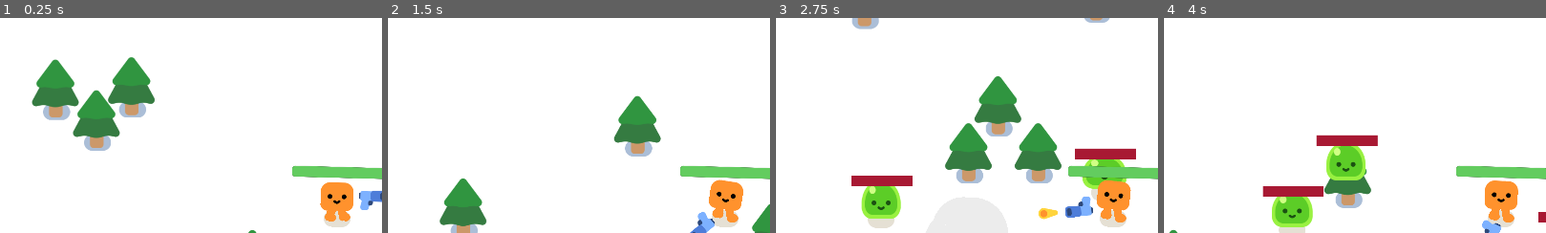
Above: before the commit, frames 1-4 (left to right).
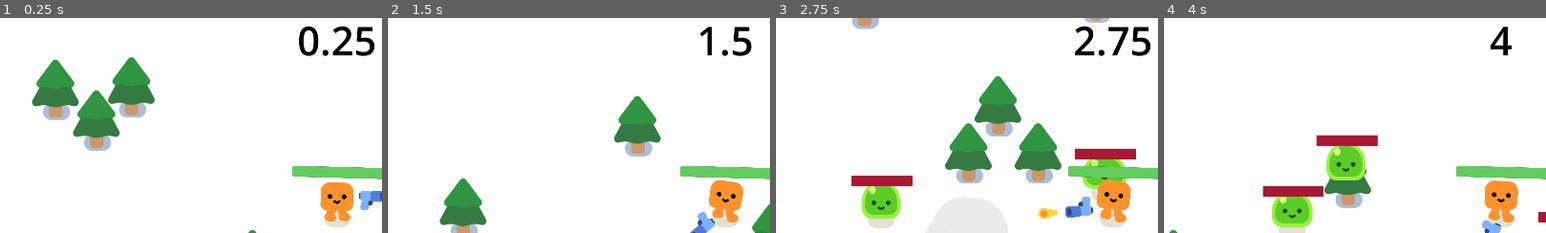
Above: after the commit, the same moments.

Repository: CWong1111/Cartoon-cute
Game: Godot game, scene res://survivors_game.tscn
Same seed, same stepped clock (60 frames per second), same inputs: the game is played once before the commit and once after it.
Inputs:
- Up to frame 1 (0.25 s): no input
- Up to frame 2 (1.5 s): hold D (move_right) 0.53-1.28 s; hold S (move_down) from 1.28 s (still down)
- Up to frame 3 (2.75 s): release S (move_down) at 2.03 s; hold D (move_right) from 2.03 s (still down)
- Up to frame 4 (4 s): release D (move_right) at 2.78 s; hold W (move_up) 2.78-3.53 s; hold A (move_left) from 3.53 s (still down)
The pictures show only the part of the screen within x 6-56%, y 3-53%; the shares and areas given below are measured in that part.

The runs differ from the first frame. In frame 1, 1.2% of the frame differs, in the area x 78-98%, y 3-18%; in frame 2, 0.6%; in frame 3, 1.1%; in frame 4, 0.4%.

Commit message:
cartoon cute countdown timer

Diff:
--- /dev/null
+++ b/group_outline.gdshader
@@ -0,0 +1,37 @@
+// This program draws an outline around sprites grouped under a CanvasGroup node.
+shader_type canvas_item;
+
+uniform sampler2D screen_texture : hint_screen_texture, filter_linear_mipmap;
+uniform vec4 line_color : source_color = vec4(0, 0, 0, 1);
+uniform float line_thickness = 4.0;
+uniform vec2 viewport_scale = vec2(1.0);
+
+
+void vertex() {
+	VERTEX += (UV * 2.0 - 1.0) * line_thickness;
+}
+
+
+void fragment() {
+    vec2 uv = SCREEN_UV;
+    vec2 size = (SCREEN_PIXEL_SIZE * line_thickness) * viewport_scale;
+
+
+    float outline = texture(screen_texture, uv + vec2(-size.x, 0)).a;
+    outline += texture(screen_texture, uv + vec2(0, size.y)).a;
+    outline += texture(screen_texture, uv + vec2(size.x, 0)).a;
+    outline += texture(screen_texture, uv + vec2(0, -size.y)).a;
+    outline += texture(screen_texture, uv + vec2(-size.x * 0.866, size.y * 0.5)).a;
+    outline += texture(screen_texture, uv + vec2(-size.x * 0.5, size.y * 0.866)).a;
+    outline += texture(screen_texture, uv + vec2(size.x * 0.866, size.y * 0.5)).a;
+    outline += texture(screen_texture, uv + vec2(size.x * 0.5, size.y * 0.866)).a;
+    outline += texture(screen_texture, uv + vec2(-size.x * 0.866, -size.y * 0.5)).a;
+    outline += texture(screen_texture, uv + vec2(-size.x * 0.5, -size.y * 0.866)).a;
+    outline += texture(screen_texture, uv + vec2(size.x * 0.866, -size.y * 0.5)).a;
+    outline += texture(screen_texture, uv + vec2(size.x * 0.5, -size.y * 0.866)).a;
+    outline = min(outline, 1.0);
+
+	vec4 screen_color = texture(screen_texture, SCREEN_UV);
+	COLOR = mix(screen_color, line_color, outline - screen_color.a);
+
+}
--- /dev/null
+++ b/start_menu.tscn
@@ -0,0 +1,28 @@
+[gd_scene load_steps=2 format=3 uid="uid://c4axtu2cwjlnh"]
+
+[ext_resource type="Script" path="res://start_menu.gd" id="1_q3ly5"]
+
+[node name="StartMenu" type="CenterContainer"]
+custom_minimum_size = Vector2(2.08165e-12, 2.08165e-12)
+anchors_preset = 15
+anchor_right = 1.0
+anchor_bottom = 1.0
+grow_horizontal = 2
+grow_vertical = 2
+scale = Vector2(1.00088, 1.04128)
+script = ExtResource("1_q3ly5")
+
+[node name="VBoxContainer" type="VBoxContainer" parent="."]
+layout_mode = 2
+
+[node name="StartGameButton" type="Button" parent="VBoxContainer"]
+unique_name_in_owner = true
+layout_mode = 2
+text = "Start Game "
+
+[node name="QuitButton" type="Button" parent="VBoxContainer"]
+layout_mode = 2
+text = "Quit"
+
+[connection signal="pressed" from="VBoxContainer/StartGameButton" to="." method="_on_start_game_button_pressed"]
+[connection signal="pressed" from="VBoxContainer/QuitButton" to="." method="_on_quit_button_pressed"]
--- a/survivors_game.gd
+++ b/survivors_game.gd
@@ -1,4 +1,16 @@
 extends Node2D
+
+@onready var level_timer_label = %LevelTimerLabel
+
+var level_timer = 0.0
+var start_level_msec = 0.0
+
+func _ready():
+	start_level_msec = Time.get_ticks_msec()
+
+func _process(delta):
+	level_timer = Time.get_ticks_msec() - start_level_msec
+	level_timer_label.text = str(level_timer / 1000.0)
 
 func spawn_mob():
 	var new_mob = preload("res://mob.tscn").instantiate()
--- a/survivors_game.tscn
+++ b/survivors_game.tscn
@@ -10,6 +10,19 @@
 }
 point_count = 6
 
+[sub_resource type="Animation" id="Animation_e6hvo"]
+resource_name = "countdown"
+length = 3.2
+
+[sub_resource type="Animation" id="Animation_lfyam"]
+length = 0.001
+
+[sub_resource type="AnimationLibrary" id="AnimationLibrary_n186u"]
+_data = {
+"RESET": SubResource("Animation_lfyam"),
+"countdown": SubResource("Animation_e6hvo")
+}
+
 [node name="Game" type="Node2D"]
 y_sort_enabled = true
 script = ExtResource("1_7qmao")
@@ -20,6 +33,18 @@
 [node name="ColorRect" type="ColorRect" parent="CanvasLayer"]
 offset_right = 1916.0
 offset_bottom = 1076.0
+
+[node name="LevelTimerLabel" type="Label" parent="CanvasLayer"]
+unique_name_in_owner = true
+modulate = Color(0, 0, 0, 1)
+self_modulate = Color(0, 0, 0, 1)
+anchors_preset = 10
+anchor_right = 1.0
+offset_bottom = 184.0
+grow_horizontal = 2
+theme_override_font_sizes/font_size = 100
+horizontal_alignment = 1
+vertical_alignment = 1
 
 [node name="Player" parent="." instance=ExtResource("1_c5cs6")]
 position = Vector2(907, 472)
@@ -97,5 +122,10 @@
 theme_override_font_sizes/font_size = 200
 text = "Game Over "
 
+[node name="AnimationPlayer" type="AnimationPlayer" parent="."]
+libraries = {
+"": SubResource("AnimationLibrary_n186u")
+}
+
 [connection signal="health_depleted" from="Player" to="." method="_on_player_health_depleted"]
 [connection signal="timeout" from="Timer" to="." method="_on_timer_timeout"]
Not shown: 1 places in survivors_game.tscn that only renumber resources
